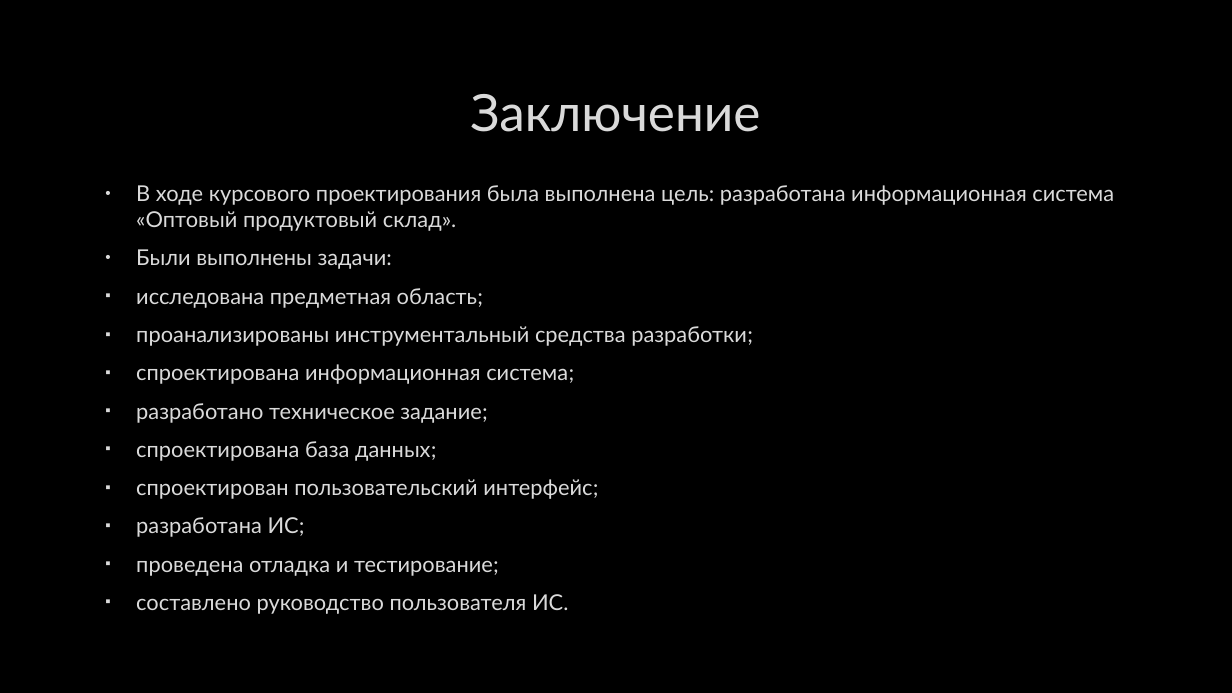
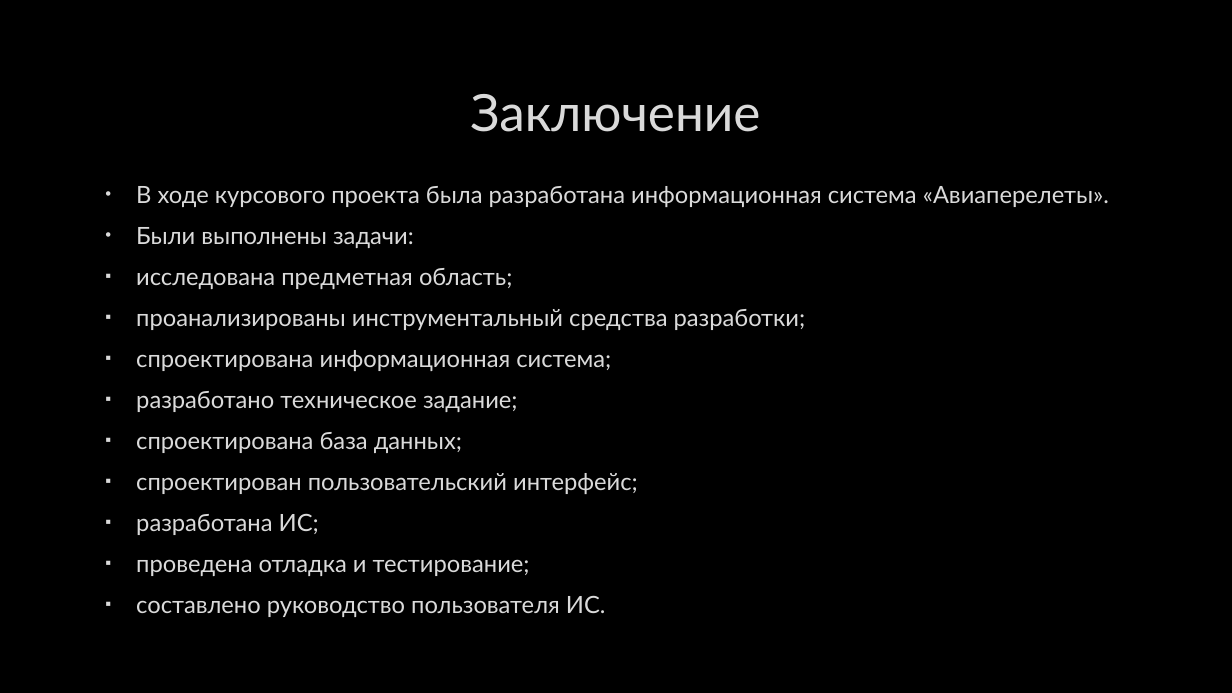
Before and after one commit to Evdokimov27/Airplane-Sale-Tiket, a slide deck: slide 19 of Курсовой Евдокимов.pptx. Drawn at 1232x693 pixels with LibreOffice and Linux fonts; fonts in the diff are those of the drawing; background and template pictures are left out. Boxes give left, top, right and bottom in pixels: in the first picture for what was removed or moved away, otherwise in the second. Text is boxed around its words. In the diff, an @@ line names an element or a change of style, - is before the commit and + after.

```diff
--- a/Курсовой Евдокимов.pptx
+++ b/Курсовой Евдокимов.pptx
@@ text at bbox=[136, 186, 1109, 207]: text changed; size 17 to 18.5 pt @@
-• В ходе курсового проектирования была выполнена цель: разработана информационная система «Оптовый продуктовый склад».
+• В ходе курсового проекта была разработана информационная система «Авиаперелеты».
@@ text at bbox=[136, 227, 806, 576]: size 17 to 18.5 pt in "Были выполнены задачи:", "исследована предметная область;", "проанализированы инструментальный средства разработки;", "спроектирована информационная система;" and 6 more places @@
```
Also in this commit, not shown: 1 other file.
